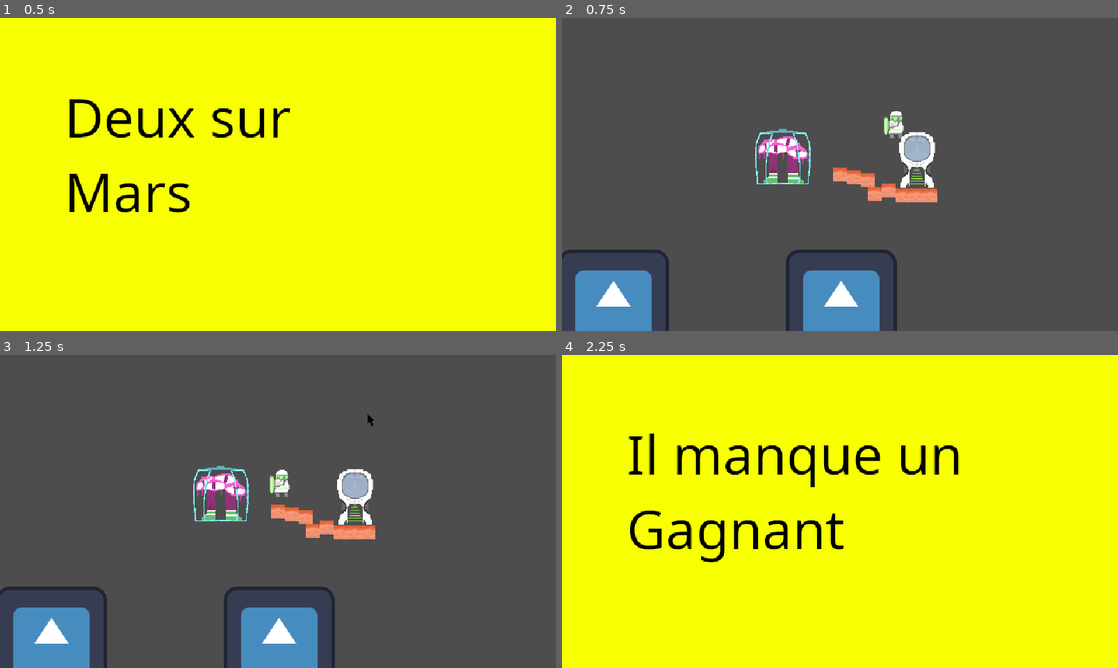
Above: before the commit, frames 1-4 (two rows, left to right).
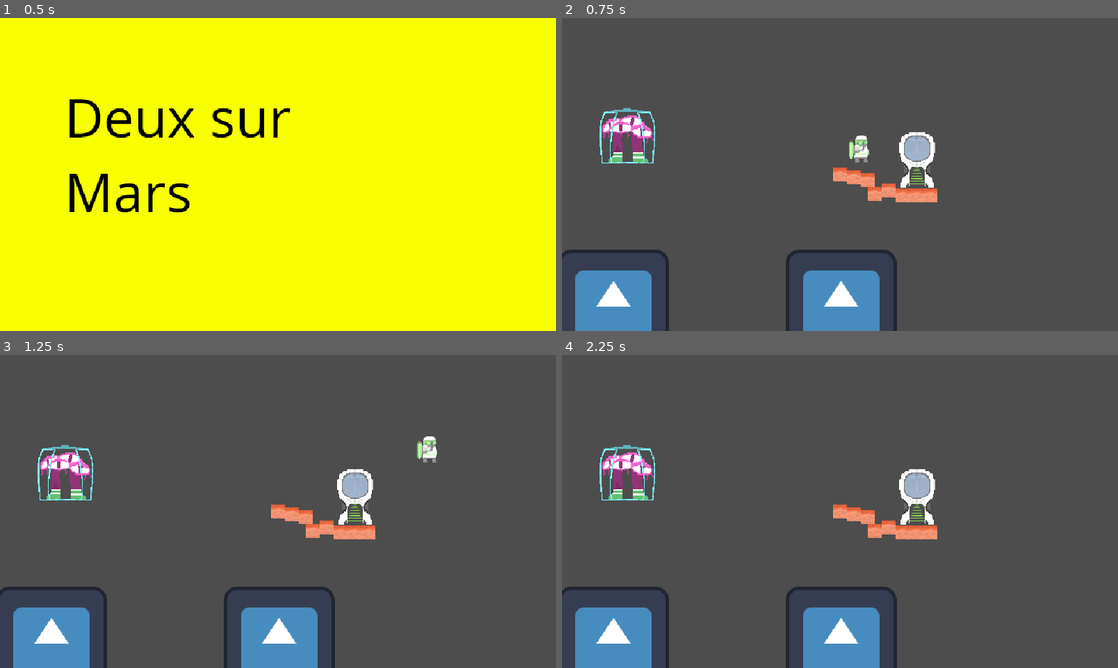
Above: after the commit, the same moments.

Repository: LeResteDuMonde/GameJamPSU
Game: Godot game, scene res://scene/Main.tscn
Two runs of this game, one before a commit and one after it. Both use one fixed random seed, a clock stepped at 60 frames per second and the inputs below. The engine's default icon, where the game draws it, is replaced by a stand-in: a white triangle on a blue panel in a dark square.
Inputs (mouse positions are in pixels of both pictures, inside the frame that each line leads up to):
- Up to frame 1 (0.5 s): no input
- Up to frame 2 (0.75 s): tap Enter at 0.5 s; move the mouse to (962, 158) at 0.52 s; hold D (right) from 0.53 s (still down); hold Space (jump) from 0.53 s (still down); click (962, 158) at 0.6 s
- Up to frame 3 (1.25 s): keep holding D (right); keep holding Space (jump)
- Up to frame 4 (2.25 s): move the mouse to (728, 527) at 1.27 s; release Space (jump) at 1.28 s; tap Space (jump) at 1.35, 1.52, 1.82 s; click (728, 527) at 1.55 s; move the mouse to (895, 442) at 2.02 s; release D (right) at 2.03 s; hold Q (left) from 2.03 s (still down); hold Space (jump) from 2.03 s (still down); click (895, 442) at 2.1 s

Frame 1 is identical in both runs. In frame 2, 2.5% of the frame differs, in the area x 6-62%, y 28-54%; in frame 3, 2.5%; in frame 4, 100%, in the area x 0-100%, y 0-100%.

Commit message:
Fixed some more bugs, improved the monster

Diff:
--- a/scene/Main.tscn
+++ b/scene/Main.tscn
@@ -11,8 +11,30 @@
 [node name="Main" type="Node2D"]
 position = Vector2(2, -2)
 
-[node name="Player" parent="." instance=ExtResource("1_5qlf1")]
-position = Vector2(0, -32)
+[node name="Tiles" type="Node2D" parent="."]
+
+[node name="Tile8" parent="Tiles" instance=ExtResource("7_siwmh")]
+position = Vector2(40, 22)
+
+[node name="Tile" parent="Tiles" instance=ExtResource("7_siwmh")]
+
+[node name="Tile2" parent="Tiles" instance=ExtResource("7_siwmh")]
+position = Vector2(16, 3)
+
+[node name="Tile3" parent="Tiles" instance=ExtResource("7_siwmh")]
+position = Vector2(32, 6)
+
+[node name="Tile4" parent="Tiles" instance=ExtResource("7_siwmh")]
+position = Vector2(72, 24)
+
+[node name="Tile5" parent="Tiles" instance=ExtResource("7_siwmh")]
+position = Vector2(88, 24)
+
+[node name="Tile6" parent="Tiles" instance=ExtResource("7_siwmh")]
+position = Vector2(104, 24)
+
+[node name="Tile7" parent="Tiles" instance=ExtResource("7_siwmh")]
+position = Vector2(56, 18)
 
 [node name="Camera" type="Camera2D" parent="."]
 
@@ -38,32 +60,10 @@
 position = Vector2(339, 74)
 
 [node name="CagedMonster" parent="." instance=ExtResource("6_3gsa4")]
-position = Vector2(-73, -19)
+position = Vector2(-254, -41)
 
 [node name="StarShip" parent="." instance=ExtResource("7_l1aai")]
 position = Vector2(88, -17)
 
-[node name="Tiles" type="Node2D" parent="."]
-
-[node name="Tile8" parent="Tiles" instance=ExtResource("7_siwmh")]
-position = Vector2(40, 22)
-
-[node name="Tile" parent="Tiles" instance=ExtResource("7_siwmh")]
-
-[node name="Tile2" parent="Tiles" instance=ExtResource("7_siwmh")]
-position = Vector2(16, 3)
-
-[node name="Tile3" parent="Tiles" instance=ExtResource("7_siwmh")]
-position = Vector2(32, 6)
-
-[node name="Tile4" parent="Tiles" instance=ExtResource("7_siwmh")]
-position = Vector2(72, 24)
-
-[node name="Tile5" parent="Tiles" instance=ExtResource("7_siwmh")]
-position = Vector2(88, 24)
-
-[node name="Tile6" parent="Tiles" instance=ExtResource("7_siwmh")]
-position = Vector2(104, 24)
-
-[node name="Tile7" parent="Tiles" instance=ExtResource("7_siwmh")]
-position = Vector2(56, 18)
+[node name="Player" parent="." instance=ExtResource("1_5qlf1")]
+position = Vector2(0, -32)
--- a/scene/StarShip.tscn
+++ b/scene/StarShip.tscn
@@ -4,7 +4,7 @@
 [ext_resource type="Script" path="res://script/starship.gd" id="2_oj7pe"]
 
 [sub_resource type="RectangleShape2D" id="RectangleShape2D_s51xt"]
-size = Vector2(43, 66)
+size = Vector2(18, 27)
 
 [node name="StarShip" type="Node2D"]
 
@@ -15,5 +15,5 @@
 script = ExtResource("2_oj7pe")
 
 [node name="CollisionShape2D" type="CollisionShape2D" parent="Area2D"]
-position = Vector2(0.5, 0)
+position = Vector2(0, 19.5)
 shape = SubResource("RectangleShape2D_s51xt")
--- a/script/CagedMonster.gd
+++ b/script/CagedMonster.gd
@@ -43,6 +43,9 @@
 	if not isDeadly:
 		get_node("cage").modulate.a = 1
 
+func respawn():
+	position = zero
+
 func delete():
 	makeDeadly()
 #func _process(delta):
--- a/script/manager/cursorManager.gd
+++ b/script/manager/cursorManager.gd
@@ -13,6 +13,6 @@
 	GameManager.main.add_child(cursor)
 
 func deleteCursor():
-#	print("del cursor")
+	print("del cursor")
 	if cursor != null:
 		cursor.queue_free()
--- a/script/manager/gameManager.gd
+++ b/script/manager/gameManager.gd
@@ -7,6 +7,7 @@
 var web
 
 var isDeletePhase = false
+var isPlayPhase = false
 var player1Alive = true
 var player2Alive = true
 var currPlayer = 2
@@ -36,7 +37,7 @@
 	if event.is_action_released("click") and title != null:
 		print("Hide Title Screen")
 		title.queue_free()
-
+		switchToPlayPhase()
 
 func killPlayer():
 	if currPlayer == 1:
@@ -47,10 +48,10 @@
 	if not player1Alive and not player2Alive:
 		displayEndScreen(0)
 	else:
+		PlayerManager.respawnPlayer()
 		switchToPlayPhase()
 
 func win():
-	PlayerManager.respawnPlayer()
 	if not player1Alive:
 		displayEndScreen(2)
 	elif not player2Alive:
@@ -73,6 +74,7 @@
 
 func switchToDeletePhase():
 	print("Finishing Play Phase")
+	isPlayPhase = false
 #	PlayerManager.deletePlayer()
 
 	print("Entering Delete Phase")
@@ -84,8 +86,12 @@
 	isDeletePhase = false
 	CursorManager.deleteCursor()
 
+	print("Starting Play Phase for Player", currPlayer)
 	if currPlayer == 1:
 		currPlayer = 2
 	elif currPlayer == 2:
 		currPlayer = 1
-	print("Starting Play Phase for Player", currPlayer)
+	PlayerManager.respawnPlayer()
+	PlayerManager.setPlayer(currPlayer)
+	GameManager.main.get_node("CagedMonster").respawn()
+	isPlayPhase = true
--- a/script/manager/playerManager.gd
+++ b/script/manager/playerManager.gd
@@ -9,10 +9,20 @@
 	playerInitialPos = player.position
 
 func movePlayer(delta,direction,jump):
-	if not GameManager.isDeletePhase:
+	if GameManager.isPlayPhase:
 		player.move(delta,direction,jump)
 
 func respawnPlayer():
 	player.position = playerInitialPos
+	player.velocity = Vector2.ZERO
 #	player = playerS.instantiate()
 #	GameManager.main.add_child(player)
+
+var player1Sprite = preload("res://sprite/spritePlayer1.png")
+var player2Sprite = preload("res://sprite/spritePlayer2.png")
+
+func setPlayer(nb):
+	if nb == 1:
+		player.get_node("Sprite2D").set_texture(player1Sprite)
+	elif nb == 2:
+		player.get_node("Sprite2D").set_texture(player2Sprite)
--- a/script/player.gd
+++ b/script/player.gd
@@ -33,7 +33,7 @@
 	move_and_slide()
 
 func kill():
-	PlayerManager.respawnPlayer()
+#	PlayerManager.respawnPlayer()
 	GameManager.killPlayer()
 
 func jump(delta,jump):
